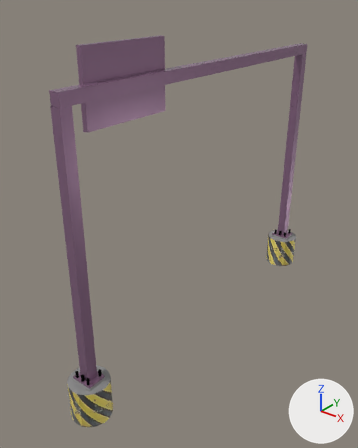
The Blender file blender/loww-vds-gantry.blend: old version first, new version second.
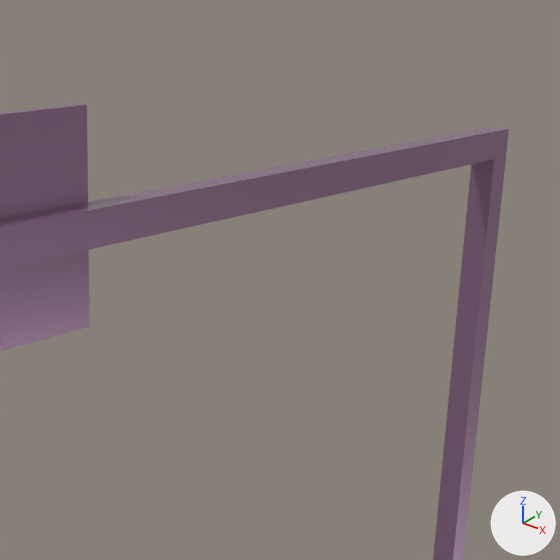
Each version appears first whole from a 50 mm lens placed at (5.34, -7.68, 6.93), pointed at (-0.38, -0.53, 2.5), and next in a close-up on the part from 38% to 91% of the width and 0% to 42% of the height. The axes (+X, +Y, +Z) are drawn at lower right. The lights are the same throughout.

The first close-up shows 'Cube', 'mast'.
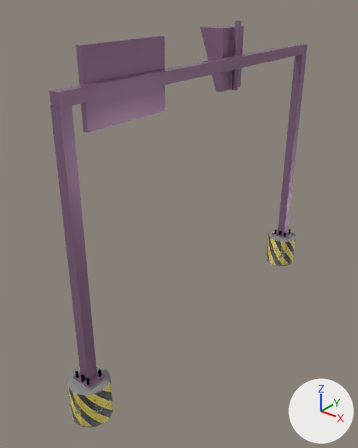
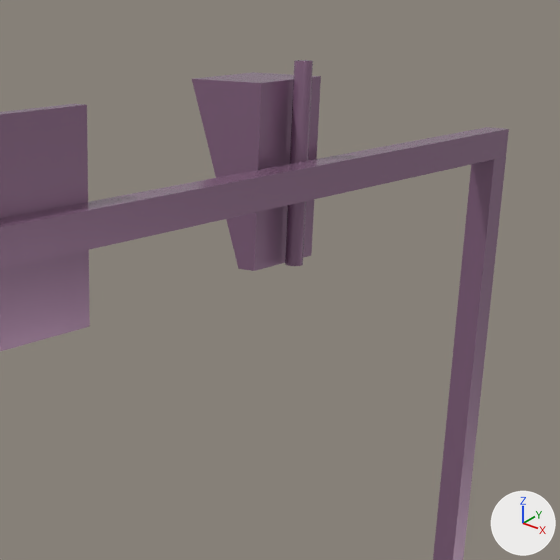
Location of each change, [x1, y1, x2, y2] in pixels of the close-ups (560 x 560 px):
'Cube', reshaped
    before: [0, 104, 90, 351]
    after: [0, 72, 321, 351]
'mast.001', added (purple)
    after: [285, 60, 313, 266]
part 1 of me_cube, added (purple)
    after: [192, 72, 321, 271]

Edits to the bpy script that builds the scene:
```text
Add mat_glass:
    mat_glass = principled_material('glass')
    mat_glass.base_color = (0.0437, 0.935, 1.0)  # cyan #3bf8ff
    mat_glass.metallic = 0.924
    mat_glass.roughness = 0.0
    mat_glass.specular_ior_level = 0.141
Change me_cube:
    where me_cube.from_pydata(...)  # 12 vertices, 7 faces; spans x -1.25..1.0, y -1.0..1.0, z -1.0..1.0
    used by ob_cube; location = (-0.16, -2.107, 5.582); scale = (0.0453, 0.878, 0.6)
    verts and faces of me_cube; kept vertices keep their numbers, new ones are numbered from 12
    me_cube part 1
    add verts[12] = (-5.02, 3.15, -0.98)  # pixel (238, 268)
    add verts[13] = (-14.32, 3.15, 0.98)  # pixel (191, 78)
    add verts[14] = (-2.19, 3.15, -0.98)  # pixel (254, 271)
    add verts[15] = (-2.19, 3.15, 0.98)  # pixel (261, 83)
    add for new, old in zip([*range(16, 20)], [*range(12, 16)]): verts[new] = verts[old] + (0.0, 0.82, 0.0)
    add verts[20] = (-5.12, 3.16, 0.96)  # pixel (244, 83)
    add verts[21] = (-5.12, 3.16, -0.96)  # pixel (238, 266)
    add verts[22] = (-5.12, 3.95, 0.96)
    add verts[23] = (-5.12, 3.95, -0.96)
    add verts[24] = (-5.05, 3.16, -0.97)  # pixel (238, 267)
    add verts[25] = (-14.23, 3.16, 0.97)  # pixel (192, 79)
    add verts[26] = (-5.05, 3.96, -0.97)
    add verts[27] = (-14.23, 3.96, 0.97)  # pixel (253, 73)
    add verts[28] = (-2.25, 3.16, -0.97)  # pixel (254, 269)
    add verts[29] = (-2.25, 3.16, 0.97)  # pixel (261, 83)
    add verts[30] = (-2.25, 3.96, -0.97)  # pixel (310, 254)
    add verts[31] = (-2.25, 3.96, 0.97)  # pixel (320, 77)
    add verts[32] = (-5.42, 3.62, 0.37)
    add verts[33] = (-5.42, 3.62, -0.21)
    add verts[34] = (-5.42, 3.88, 0.37)
    add verts[35] = (-5.42, 3.88, -0.21)
    add verts[36] = (-5.42, 3.22, 0.38)
    add verts[37] = (-5.42, 3.22, -0.21)
    add verts[38] = (-5.42, 3.49, 0.38)
    add verts[39] = (-5.42, 3.49, -0.21)
    add faces += [(16, 17, 19, 18), (14, 18, 19, 15), (12, 14, 15, 13), (12, 16, 18, 14), (13, 15, 19, 17), (26, 30, 31, 27)]  # mat_metal1 (purple #967190)
    add faces += [(24, 25, 29, 28), (25, 27, 31, 29)]  # mat_metal1 (purple #967190)
    add faces += [(20, 22, 23, 21)]  # mat_rubber (black #000000)
    add faces += [(32, 34, 35, 33), (36, 38, 39, 37)]  # mat_glass (cyan #3bf8ff)
    add me_cube.materials.append(mat_glass)  # cyan #3bf8ff
Add me_cylinder_001:
    me_cylinder_001.from_pydata(...)  # 24 vertices, 13 faces; spans x -0.071..0.076, y -0.08..0.066, z -0.131..0.164
    me_cylinder_001.polygons.foreach_set('use_smooth', [True] * 13)
    me_cylinder_001.materials.append(mat_metal1)  # purple #967190
Add ob_mast_001:
    ob_mast_001 = bpy.data.objects.new('mast.001', me_cylinder_001)
    ob_mast_001.location = (-0.175, 1.021, 5.569)
    ob_mast_001.scale = (0.824, 0.824, 4.39)
```
